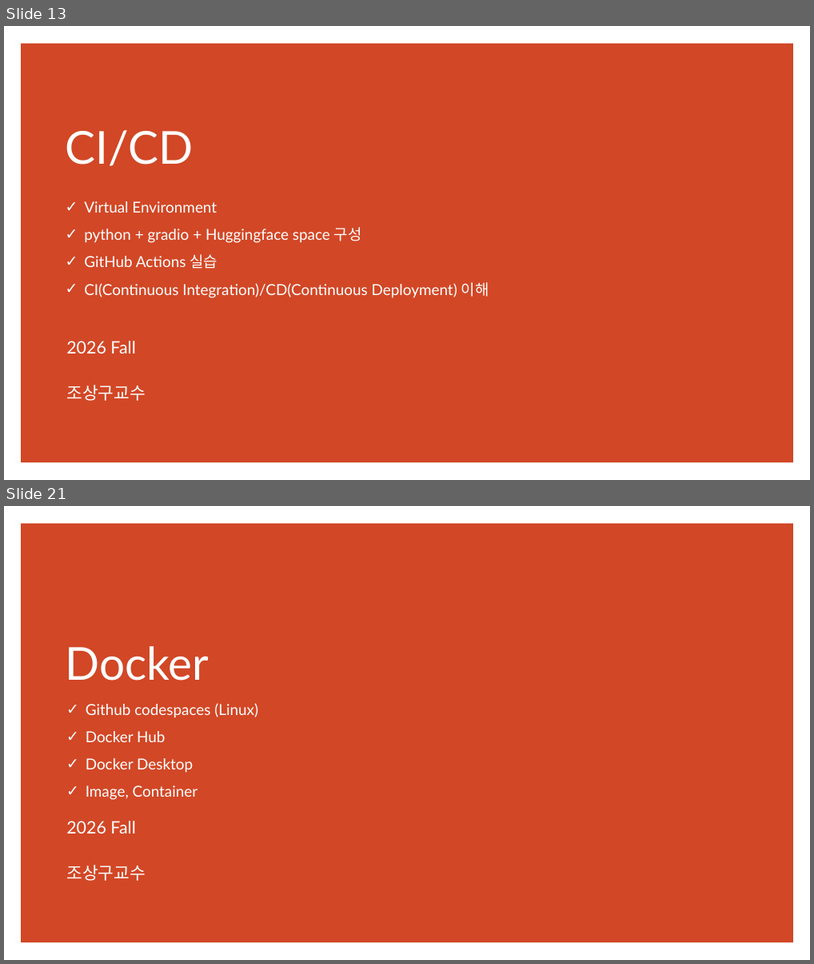
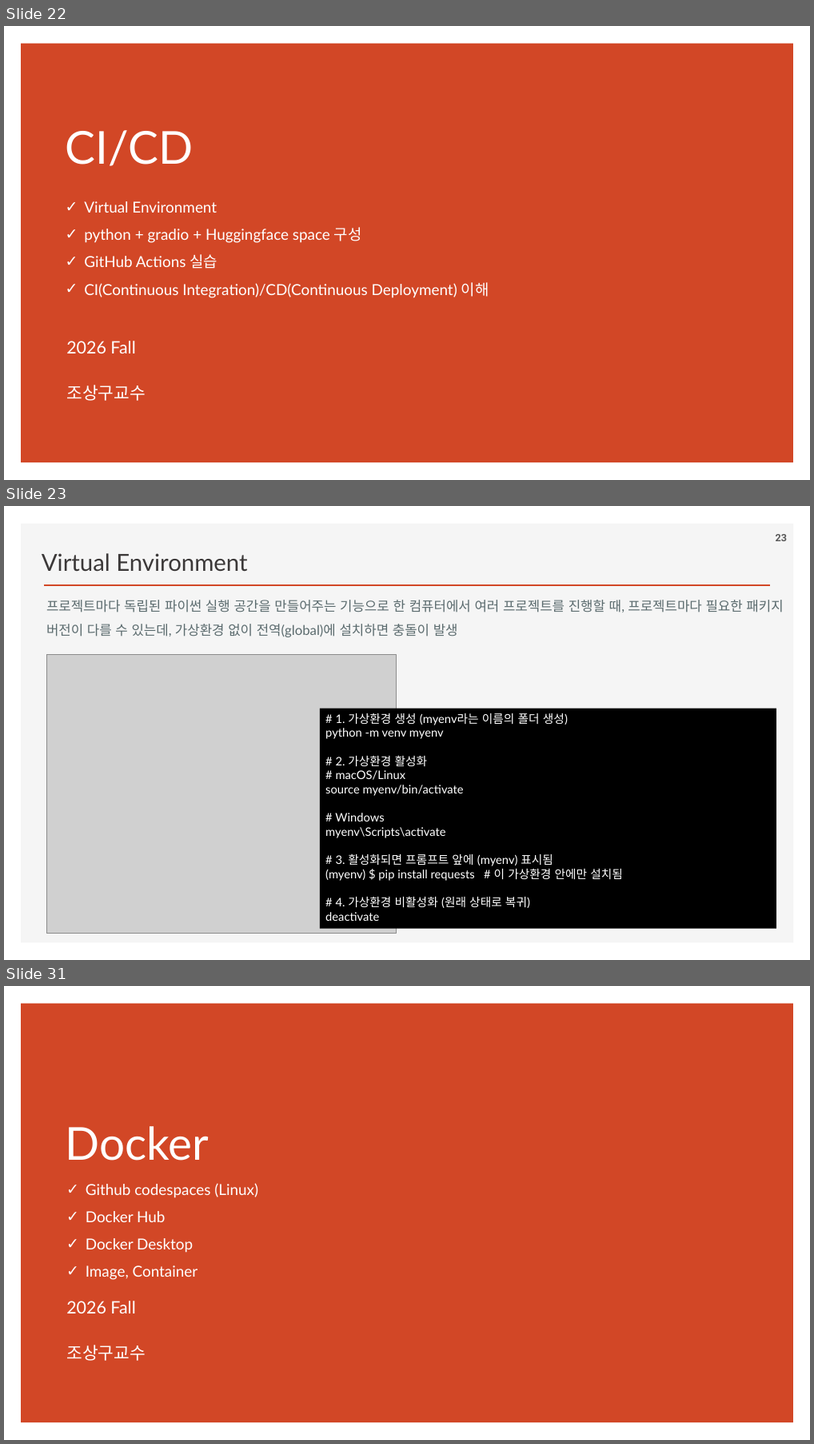
Before and after one commit to ancestor9/2026_Fall_Application-Deployment, a slide deck: App Deployment.pptx. Shown one above the other, each under a label of ours: slides 13 and 21 before the commit, slides 22, 23 and 31 after it; the slides between them are not shown. The pictures are 814x964 and 814x1444 pixels, drawn with LibreOffice and Linux fonts; fonts in the diff are those of the drawing; grey boxes stand for pictures; background and template pictures are left out. Boxes give left, top, right and bottom in pixels: in the first picture for what was removed or moved away, otherwise in the second. Text is boxed around its words. In the diff, an @@ line names an element or a change of style, - is before the commit and + after.

```diff
--- a/App Deployment.pptx
+++ b/App Deployment.pptx
@@ slide 23 added at bbox=[4, 506, 810, 960], background #FFFFFF @@
@@ rectangle added at bbox=[21, 524, 794, 943], fill #F5F5F5 @@
@@ text added at bbox=[42, 553, 247, 571], 28 pt, text #3B3838 @@
+Virtual Environment
@@ page number added at bbox=[776, 534, 787, 541], 12 pt, text #595959, bold @@
+23
@@ line added from (44, 585) to (770, 585), #D24726 2 pt @@
@@ text added at bbox=[46, 600, 783, 637], 16 pt, text #5B6B6E @@
+프로젝트마다 독립된 파이썬 실행 공간을 만들어주는 기능으로 한 컴퓨터에서 여러 프로젝트를 진행할 때, 프로젝트마다 필요한 패키지 버전이 다를 수 있는데, 가상환경 없이 전역(global)에 설치하면 충돌이 발생
@@ picture added at bbox=[46, 654, 396, 933] @@
@@ rectangle added at bbox=[320, 708, 777, 928], fill #000000, 14 pt, text #FFFFFF @@
+# 1. 가상환경 생성 (myenv라는 이름의 폴더 생성)
+python -m venv myenv
+# 2. 가상환경 활성화
+# macOS/Linux
+source myenv/bin/activate
+# Windows
+myenv\Scripts\activate
+# 3. 활성화되면 프롬프트 앞에 (myenv) 표시됨
+(myenv) $ pip install requests # 이 가상환경 안에만 설치됨
+# 4. 가상환경 비활성화 (원래 상태로 복귀)
+deactivate
@@ what was slide 13 is now slide 22 @@
@@ what was slide 21 is now slide 31 @@
```
Also in this commit, not shown: 12 slides changed, 9 other slides added.
